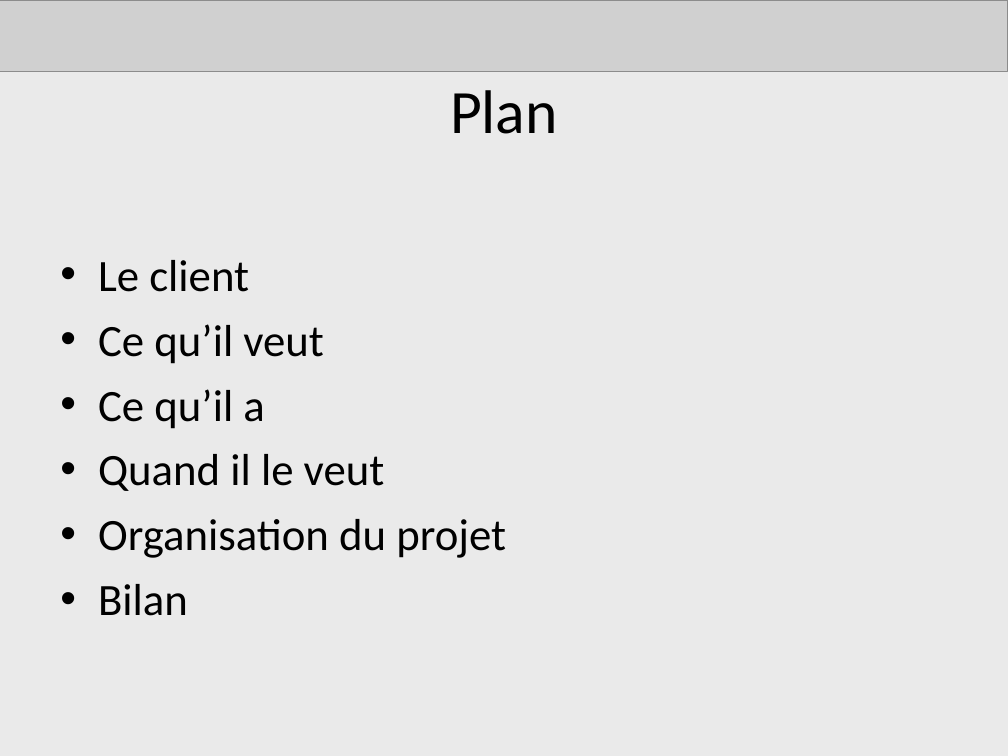
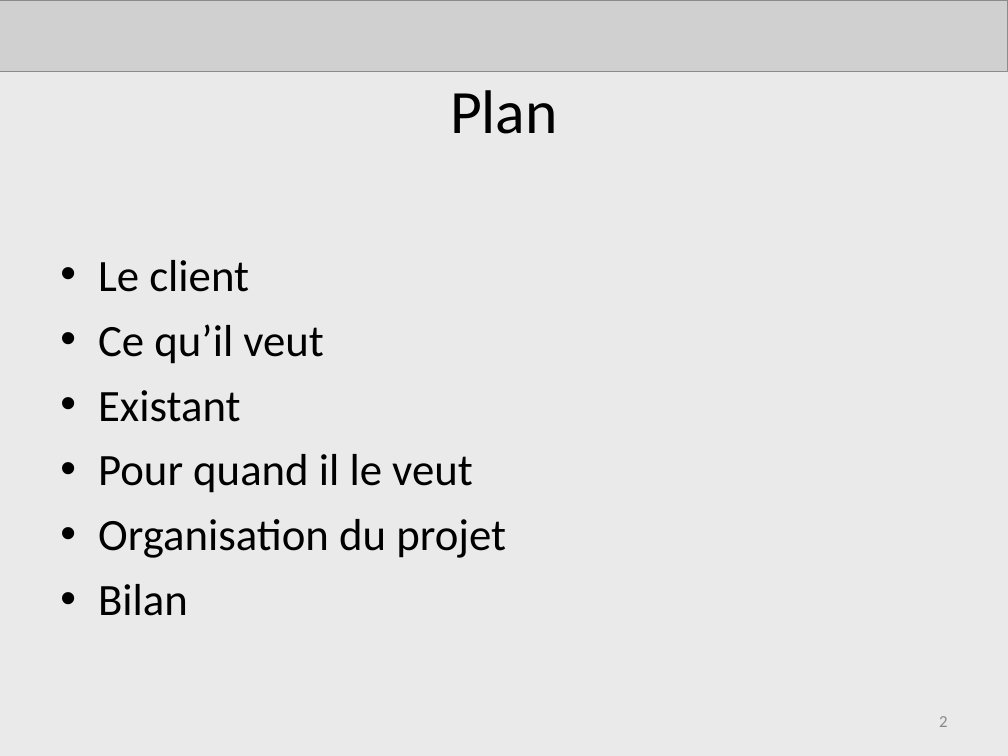
Before and after one commit to AdrienLombard/SimplePass, a slide deck: slide 2 of source/Projet Courchevel - Bilan intermédiaire - Copie.ppt. Drawn at 1008x756 pixels with LibreOffice and Linux fonts; fonts in the diff are those of the drawing; grey boxes stand for pictures. Boxes give left, top, right and bottom in pixels: in the first picture for what was removed or moved away, otherwise in the second. Text is boxed around its words. In the diff, an @@ line names an element or a change of style, - is before the commit and + after.

```diff
--- a/source/Projet Courchevel - Bilan intermédiaire - Copie.ppt
+++ b/source/Projet Courchevel - Bilan intermédiaire - Copie.ppt
@@ text at box(98, 390, 473, 493): text changed @@
-• Ce qu’il a
-• Quand il le veut
+• Existant
+• Pour quand il le veut
@@ page number added at box(939, 716, 947, 727), 12 pt, text #898989 @@
+2
```
Also in this commit, not shown: 9 other slides changed, 3 slides added, 1 other file.
